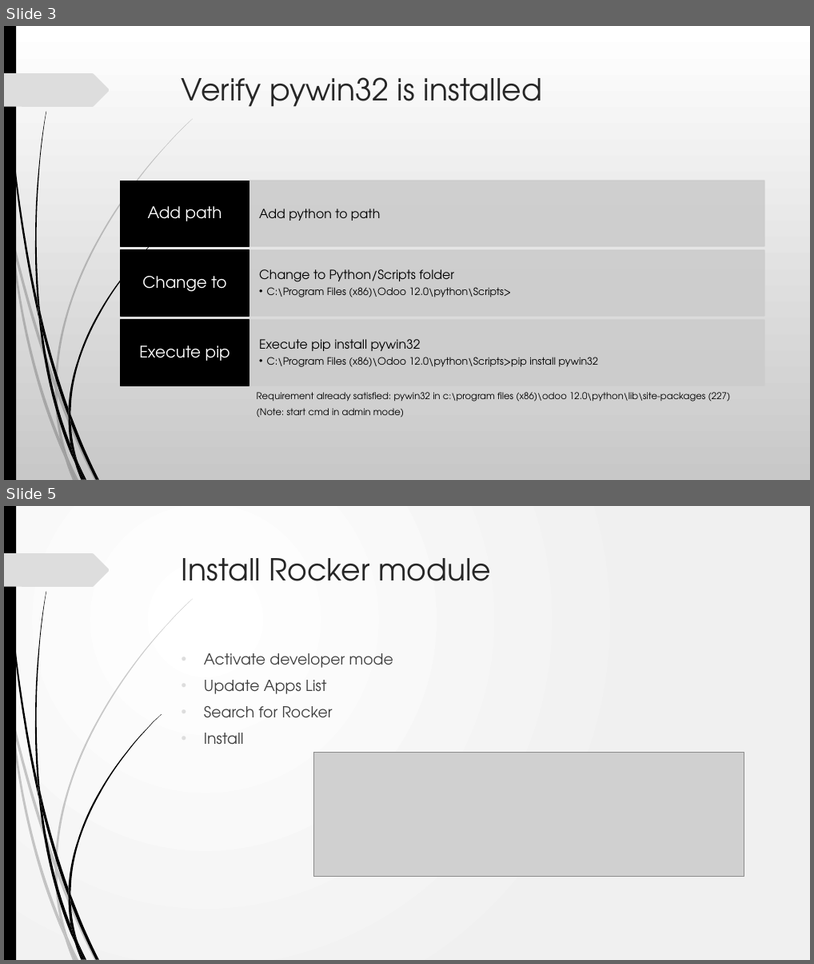
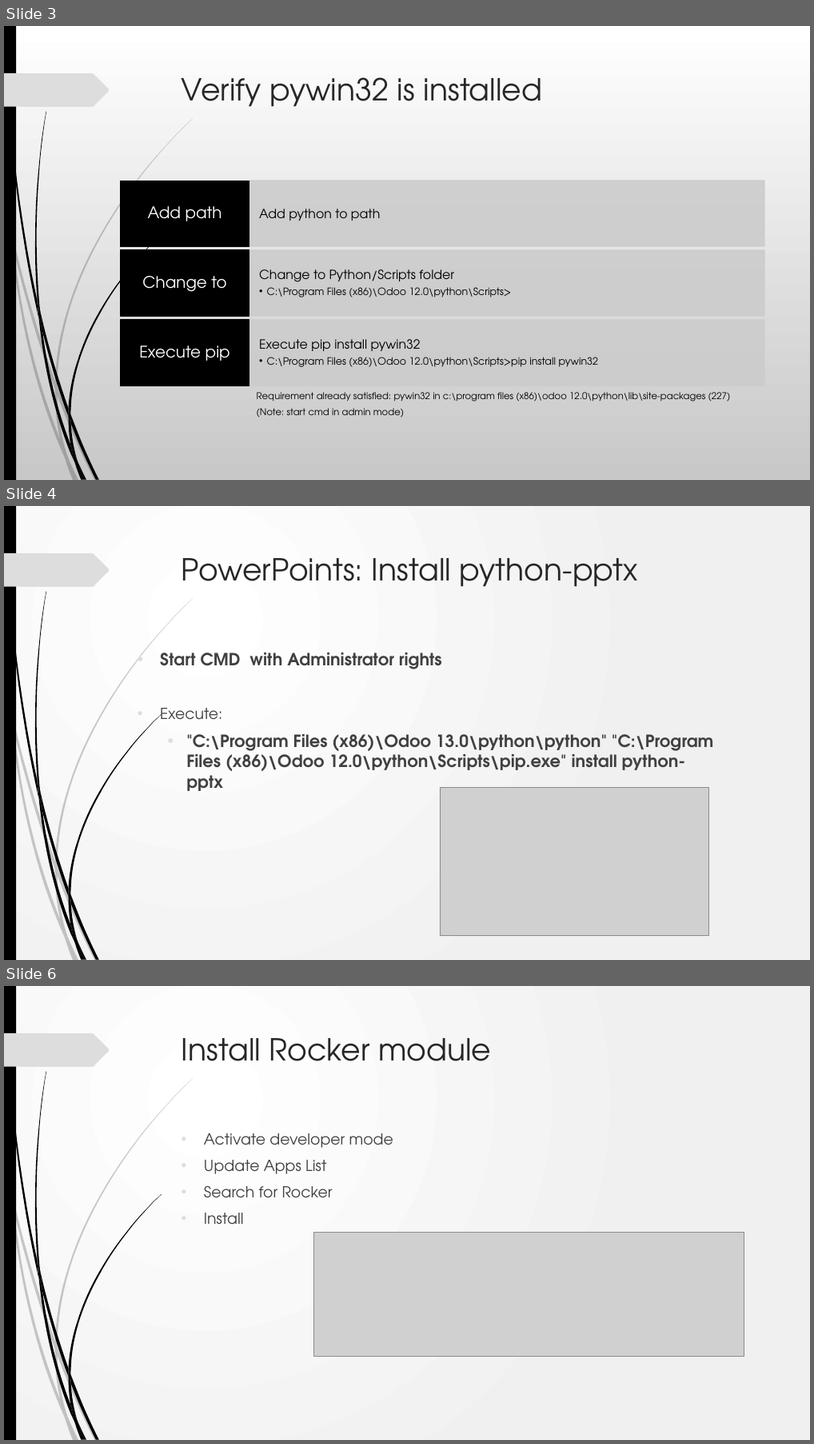
Before and after one commit to akarki58/rocker_app, a slide deck: rocker_app/static/description/Rocker_install.pptx. Shown one above the other, each under a label of ours: slides 3 and 5 before the commit, slides 3, 4 and 6 after it; the slides between them are not shown. The pictures are 814x964 and 814x1444 pixels, drawn with LibreOffice and Linux fonts; fonts in the diff are those of the drawing; grey boxes stand for pictures; background and template pictures are left out. Boxes give left, top, right and bottom in pixels: in the first picture for what was removed or moved away, otherwise in the second. Text is boxed around its words. In the diff, an @@ line names an element or a change of style, - is before the commit and + after.

```diff
--- a/rocker_app/static/description/Rocker_install.pptx
+++ b/rocker_app/static/description/Rocker_install.pptx
@@ slide 4 added at bbox=[4, 506, 810, 960], background gradient #FFFFFF to #F1F1F1; not listed: 24 template elements that a slide beside it also shows @@
@@ title added at bbox=[182, 558, 638, 587], 36 pt, text #262626 @@
+PowerPoints: Install python-pptx
@@ text added at bbox=[160, 652, 714, 791], 20 pt, text #404040, bold @@
+• Start CMD with Administrator rights
+• Execute:
+  • "C:\Program Files (x86)\Odoo 13.0\python\python" "C:\Program Files (x86)\Odoo 12.0\python\Scripts\pip.exe" install python-pptx
@@ picture added at bbox=[440, 788, 710, 936] @@
@@ what was slide 5 is now slide 6 @@
```
Also in this commit, not shown: 2 slides changed, 29 other files.
